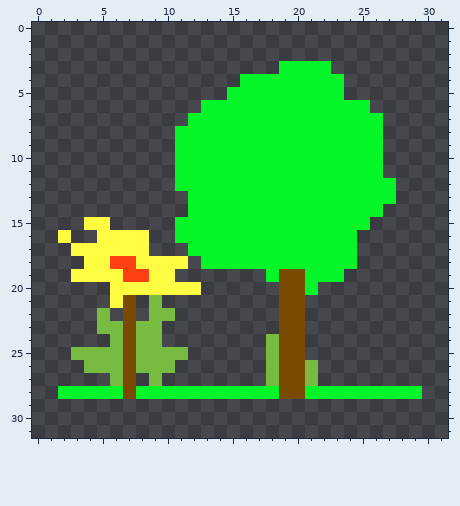
Pixel-art sprite -- icons/Garten.png. That is the earlier state.
The file is 32x32 pixels.
New version:
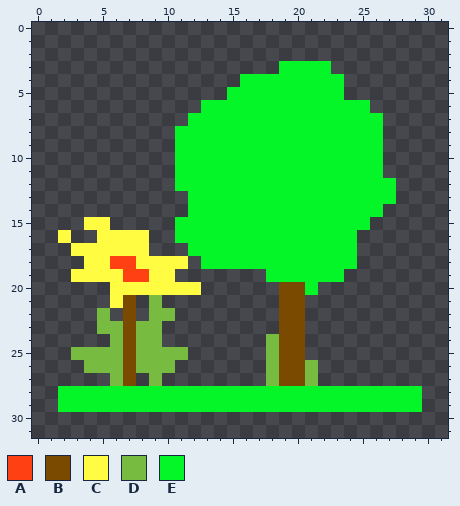
Palette (. is transparent): A #ff4013  B #7a4a00  C #fffc41  D #77bb41  E #04f629
Change:
Changed rows in their new state; - is an unchanged pixel.
first column x 19:
19 EE
first column x 2:
28 -----E-----------EE---------
29 EEEEEEEEEEEEEEEEEEEEEEEEEEEE
Boxes around the changes in both pictures, in picture pixels (x1, y1, x2, y2):
changed: (279, 269, 305, 282)
changed: (58, 386, 422, 412)
